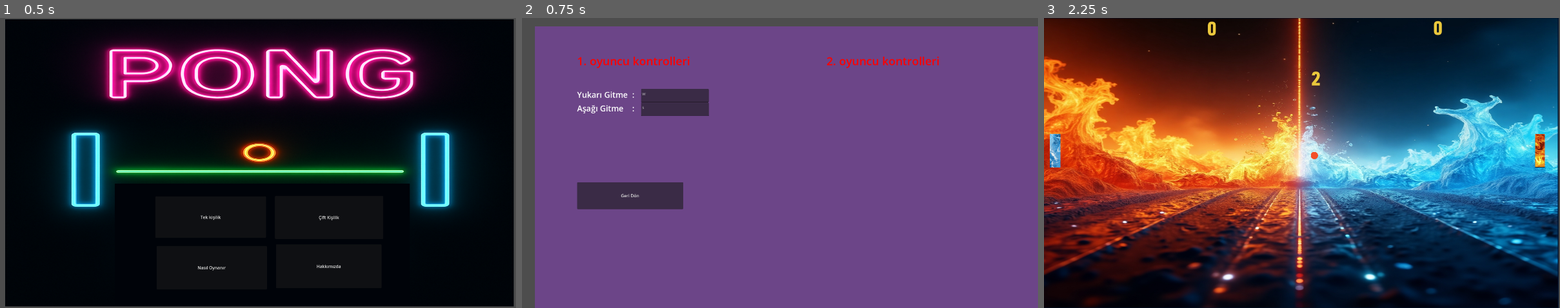
Above: before the commit, frames 1-3 (left to right).
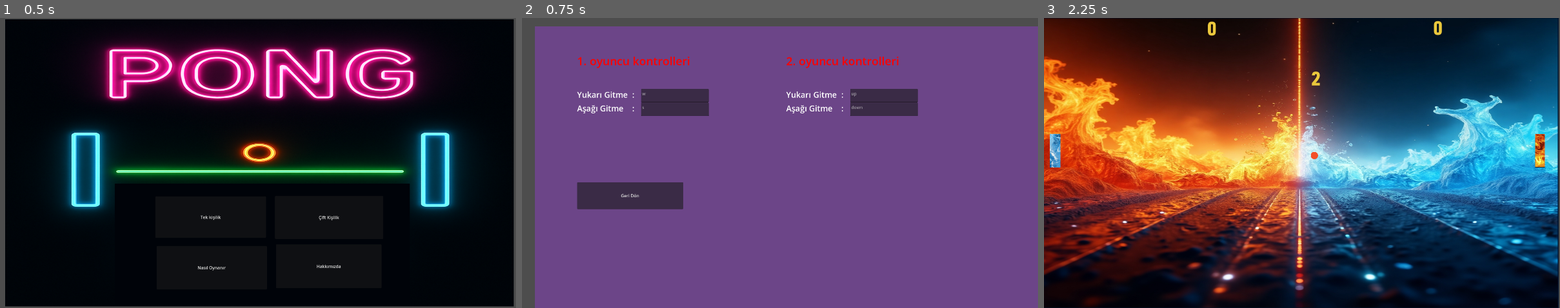
Above: after the commit, the same moments.

Repository: Abdulkadir2516/Ping_pong_oyunu_op7
Game: Godot game, scene res://sahneler/giris.tscn
Same seed, same stepped clock (60 frames per second), same inputs: the game is played once before the commit and once after it.
Inputs:
- Up to frame 1 (0.5 s): no input
- Up to frame 2 (0.75 s): click "Nasıl Oynanır" at 0.5 s
- Up to frame 3 (2.25 s): click "Geri Dön" at 1.25 s; click "Tek kişilik" at 2 s

Frame 1 is identical in both runs. In frame 2, 1.8% of the frame differs, in the area x 51-81%, y 13-34%; in frame 3, nothing differs.

Commit message:
naasıl oynanır sayfası tamamlandı

Diff:
--- a/kodlar/nasıl_oynanır.gd
+++ b/kodlar/nasıl_oynanır.gd
@@ -1,24 +1,33 @@
 extends ColorRect
 
-func _on_text_edit_gui_input(event: InputEvent) -> void:
+
+func _tus_atama(event: InputEvent, action_name: String, texedit: TextEdit):
+
 	if event is InputEventKey and event.pressed:
 		var keycode = event.physical_keycode
 		var key_name = OS.get_keycode_string(keycode)
 
-		# Tuşun adını yazdır (debug)
-		print("Basilan tuş: ", key_name)
-
-		# Girdi haritasına ekle (örnek aksiyon: "my_action")
-		var action_name = "yukarı git"
-
-		if not InputMap.has_action(action_name):
-			InputMap.add_action(action_name)
+		InputMap.action_erase_events(action_name)
 
 		var new_event = InputEventKey.new()
 		new_event.physical_keycode = keycode
+
 		InputMap.action_add_event(action_name, new_event)
+		texedit.text = str(key_name)
 
 
 
 func _on_button_pressed() -> void:
 	get_tree().change_scene_to_file("res://sahneler/giris.tscn")
+
+func _on_text_edit_gui_input(event: InputEvent) -> void:
+	_tus_atama(event, "yukarı git", $Label/TextEdit)
+
+func _on_text_edit_3_gui_input(event: InputEvent) -> void:
+	_tus_atama(event, "up", $Label2/TextEdit3)
+
+func _on_text_edit_2_gui_input(event: InputEvent) -> void:
+	_tus_atama(event, "aşağı git", $Label/TextEdit2)
+
+func _on_text_edit_4_gui_input(event: InputEvent) -> void:
+	_tus_atama(event, "down", $Label2/TextEdit4)
--- a/sahneler/nasıl_oynanır.tscn
+++ b/sahneler/nasıl_oynanır.tscn
@@ -23,47 +23,36 @@
 theme_override_font_sizes/font_size = 42
 text = "1. oyuncu kontrolleri"
 
-[node name="Label2" type="Label" parent="."]
+[node name="Label3" type="Label" parent="Label"]
 layout_mode = 0
-offset_left = 1085.0
-offset_top = 100.0
-offset_right = 1575.0
-offset_bottom = 192.0
-theme_override_colors/font_color = Color(1, 0, 0, 1)
-theme_override_font_sizes/font_size = 42
-text = "2. oyuncu kontrolleri"
-
-[node name="Label3" type="Label" parent="."]
-layout_mode = 0
-offset_left = 157.0
-offset_top = 233.0
-offset_right = 447.0
-offset_bottom = 284.0
+offset_top = 133.0
+offset_right = 290.0
+offset_bottom = 184.0
 theme_override_font_sizes/font_size = 30
 text = "Yukarı Gitme  : "
 
-[node name="Label4" type="Label" parent="."]
+[node name="Label4" type="Label" parent="Label"]
 layout_mode = 0
-offset_left = 157.0
-offset_top = 284.0
-offset_right = 447.0
-offset_bottom = 335.0
+offset_top = 184.0
+offset_right = 290.0
+offset_bottom = 235.0
 theme_override_font_sizes/font_size = 30
 text = "Aşağı Gitme    : "
 
-[node name="TextEdit" type="TextEdit" parent="."]
+[node name="TextEdit" type="TextEdit" parent="Label"]
 layout_mode = 0
-offset_left = 395.0
-offset_top = 233.0
-offset_right = 647.0
-offset_bottom = 284.0
+offset_left = 238.0
+offset_top = 133.0
+offset_right = 490.0
+offset_bottom = 184.0
 placeholder_text = "w"
 
-[node name="TextEdit2" type="TextEdit" parent="."]
-offset_left = 395.0
-offset_top = 284.0
-offset_right = 647.0
-offset_bottom = 335.0
+[node name="TextEdit2" type="TextEdit" parent="Label"]
+layout_mode = 0
+offset_left = 238.0
+offset_top = 184.0
+offset_right = 490.0
+offset_bottom = 235.0
 placeholder_text = "s"
 
 [node name="Button" type="Button" parent="."]
@@ -74,5 +63,49 @@
 offset_bottom = 681.0
 text = "Geri Dön"
 
-[connection signal="gui_input" from="TextEdit" to="." method="_on_text_edit_gui_input"]
+[node name="Label2" type="Label" parent="."]
+offset_left = 935.0
+offset_top = 100.0
+offset_right = 1425.0
+offset_bottom = 192.0
+theme_override_colors/font_color = Color(1, 0, 0, 1)
+theme_override_font_sizes/font_size = 42
+text = "2. oyuncu kontrolleri"
+
+[node name="Label3" type="Label" parent="Label2"]
+layout_mode = 0
+offset_top = 133.0
+offset_right = 290.0
+offset_bottom = 184.0
+theme_override_font_sizes/font_size = 30
+text = "Yukarı Gitme  : "
+
+[node name="Label4" type="Label" parent="Label2"]
+layout_mode = 0
+offset_top = 184.0
+offset_right = 290.0
+offset_bottom = 235.0
+theme_override_font_sizes/font_size = 30
+text = "Aşağı Gitme    : "
+
+[node name="TextEdit3" type="TextEdit" parent="Label2"]
+layout_mode = 0
+offset_left = 238.0
+offset_top = 133.0
+offset_right = 490.0
+offset_bottom = 184.0
+placeholder_text = "up"
+
+[node name="TextEdit4" type="TextEdit" parent="Label2"]
+layout_mode = 0
+offset_left = 238.0
+offset_top = 184.0
+offset_right = 490.0
+offset_bottom = 235.0
+placeholder_text = "down"
+
+[connection signal="gui_input" from="Label/TextEdit" to="." method="_on_text_edit_gui_input"]
+[connection signal="gui_input" from="Label/TextEdit2" to="." method="_on_text_edit_2_gui_input"]
 [connection signal="pressed" from="Button" to="." method="_on_button_pressed"]
+[connection signal="gui_input" from="Label2/TextEdit3" to="." method="_on_text_edit_3_gui_input"]
+[connection signal="gui_input" from="Label2/TextEdit4" to="." method="_on_text_edit_4_gui_input"]
